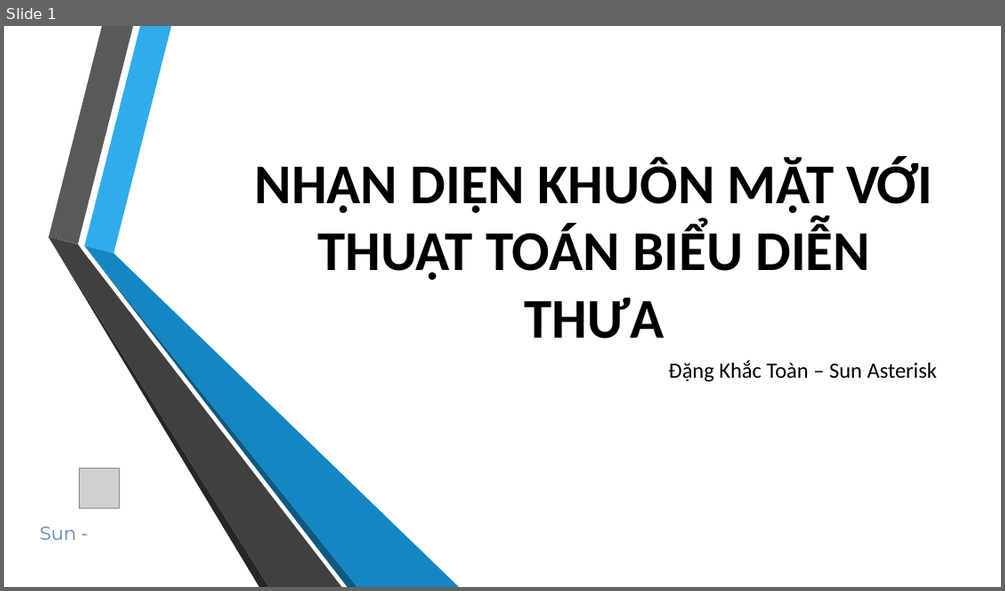
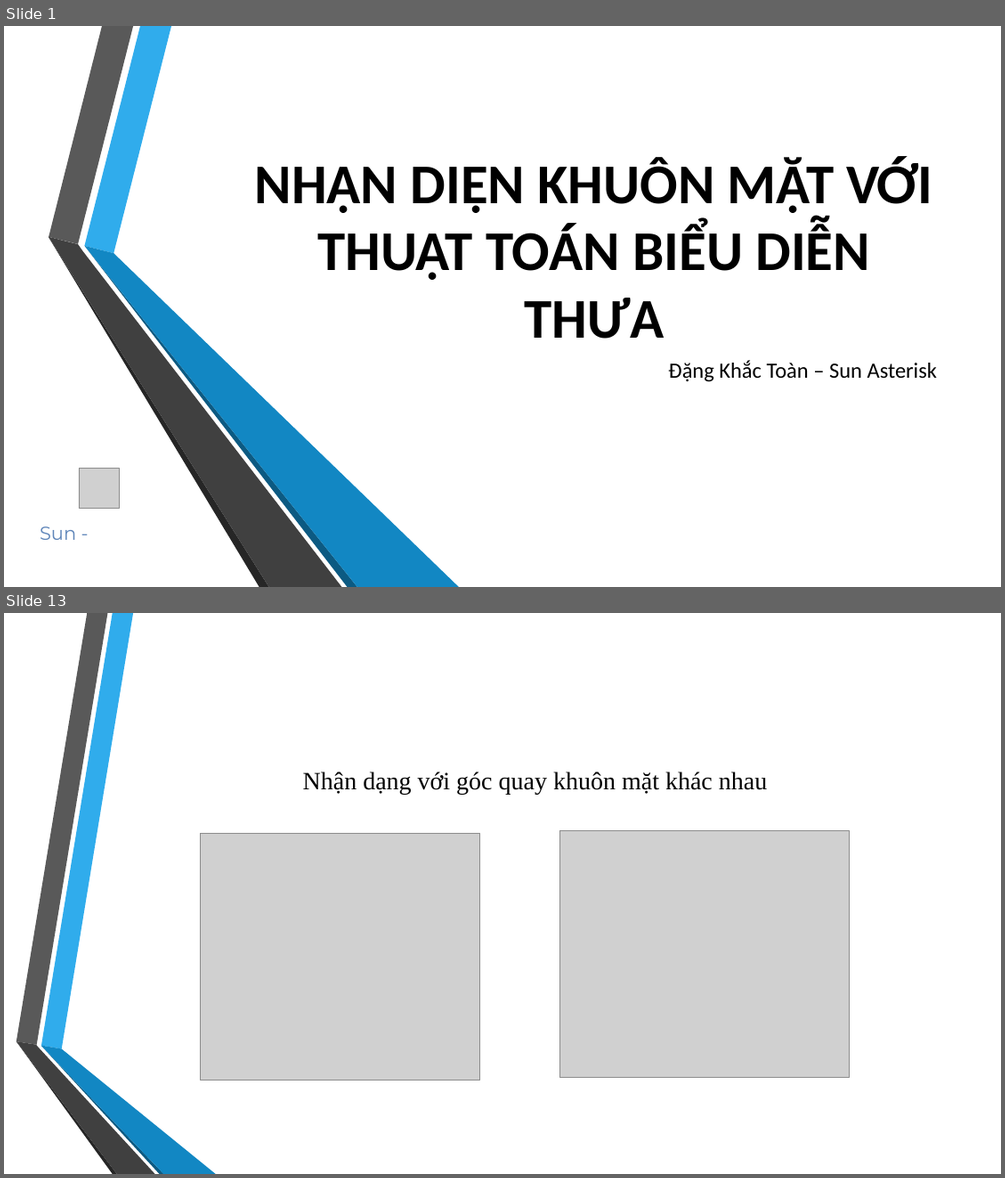
Before and after one commit to khactoan/Face-recognition-tool, a slide deck: Sun seminar/Bieu dien thua.pptx. Shown one above the other, each under a label of ours: slide 1 before the commit, slides 1 and 13 after it; the slides between them are not shown. The pictures are 1005x591 and 1005x1178 pixels, drawn with LibreOffice and Linux fonts; fonts in the diff are those of the drawing; grey boxes stand for pictures; background and template pictures are left out. Boxes give left, top, right and bottom in pixels: in the first picture for what was removed or moved away, otherwise in the second. Text is boxed around its words. In the diff, an @@ line names an element or a change of style, - is before the commit and + after.

```diff
--- a/Sun seminar/Bieu dien thua.pptx
+++ b/Sun seminar/Bieu dien thua.pptx
@@ slide 13 added at box(4, 613, 1001, 1174), background picture (left out) @@
@@ title added at box(303, 771, 767, 794), 24 pt, text #000000 @@
+Nhận dạng với góc quay khuôn mặt khác nhau
@@ picture added at box(201, 833, 480, 1079) @@
@@ picture added at box(560, 831, 849, 1078) @@
@@ group added at box(16, 613, 216, 1174): 6 freeform shapes @@
```
Also in this commit, not shown: 11 other slides added, 1 slide removed, 3 other files.
